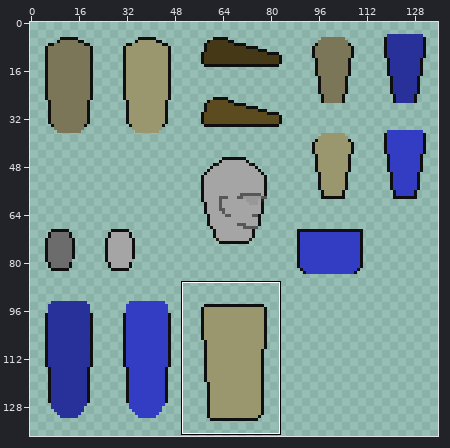
File history of a sprite sheet, public/bodies/default-hybrid.png. The first picture is a wide view before the edit; the outline marks the close-up.
Close-up. The starting point:
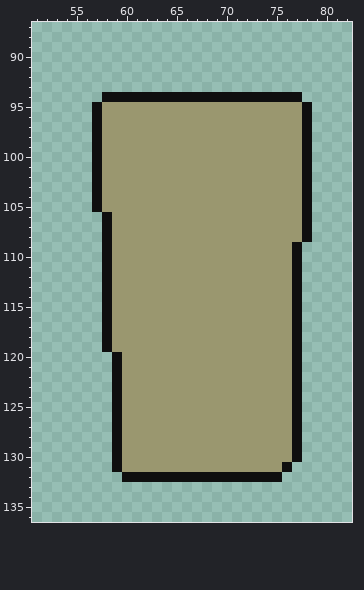
The file is 137x138 pixels. Pixels under 10% opacity are left out. Colours within 5 levels of each other are drawn and written as one. Shown: x 51..82, y 87..136. The wide view leaves out empty margins. The commit also changed other parts of the picture, which this record leaves out.
After:
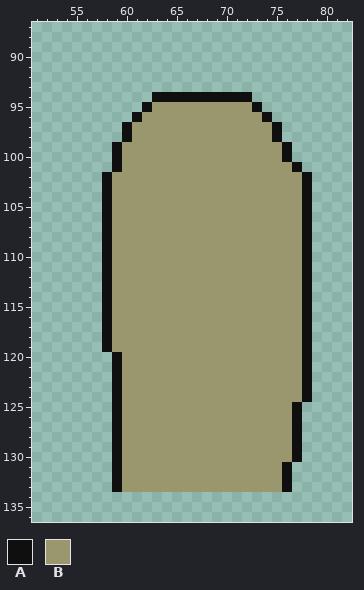
Palette (. is transparent): A #0f0f0f  B #9a976f
From old to new:
The edit adds colour A in rows 109 to 124 at x 78; in rows 132 to 133 at x 59 and 76.
Colour B gives way to colour A in row 95 at x 62 and 73; in row 96 at x 61 and 74; in rows 97 to 98 at x 60 and 75; in rows 99 to 100 at x 59 and 76; in row 101 at x 59 and 77; in rows 102 to 105 at x 58.
The edit adds colour B in row 133 at x 60 to 75.
Colour A gives way to colour B in rows 109 to 124 at x 77; in row 132 at x 60 to 75.
The edit erases colour A in row 94 at x 58 to 62 and 73 to 77; in rows 95 to 101 at x 57 and 78; in rows 102 to 105 at x 57.
The edit erases colour B in row 95 at x 58 to 61 and 74 to 77; in row 96 at x 58 to 60 and 75 to 77; in rows 97 to 98 at x 58 to 59 and 76 to 77; in rows 99 to 100 at x 58 and 77; in row 101 at x 58.
Boxes around the changes in both close-ups, in picture pixels (x1, y1, x2, y2):
changed: (92, 92, 152, 212)
changed: (252, 92, 312, 172)
changed: (292, 242, 312, 402)
changed: (112, 472, 292, 492)
